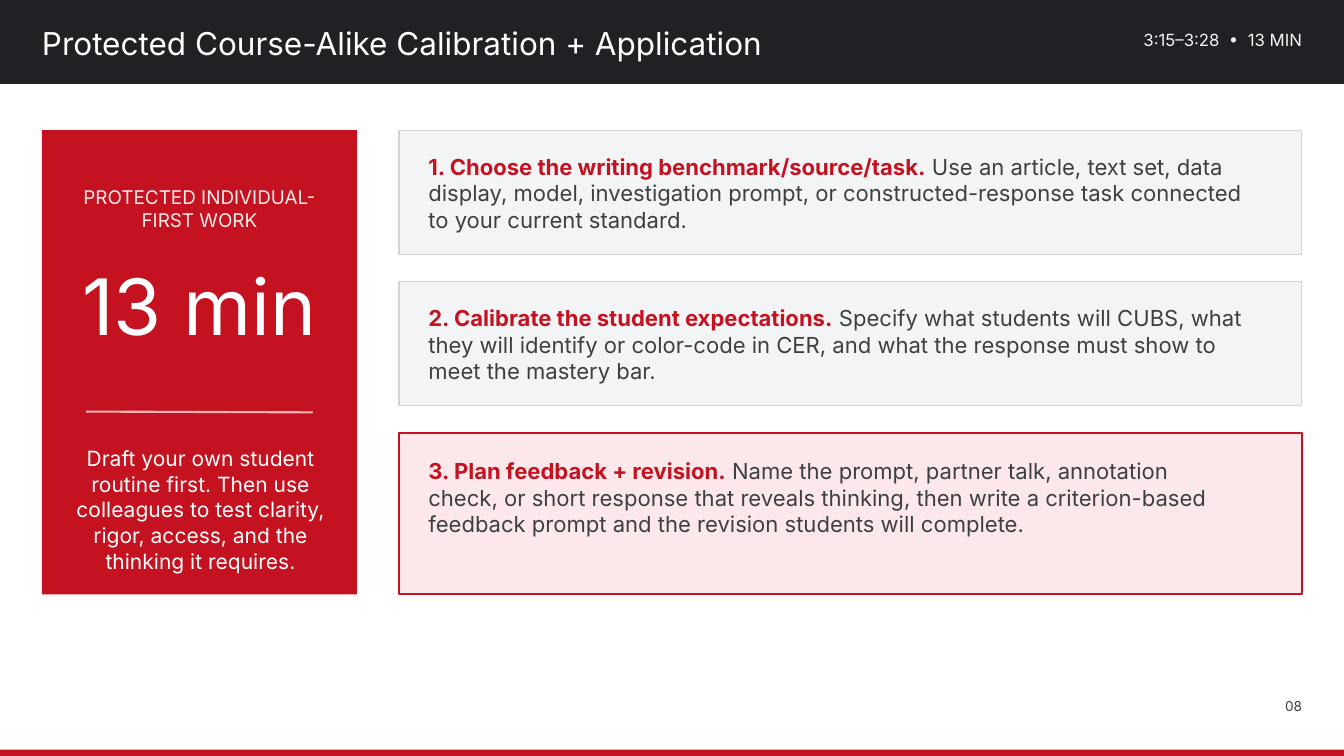
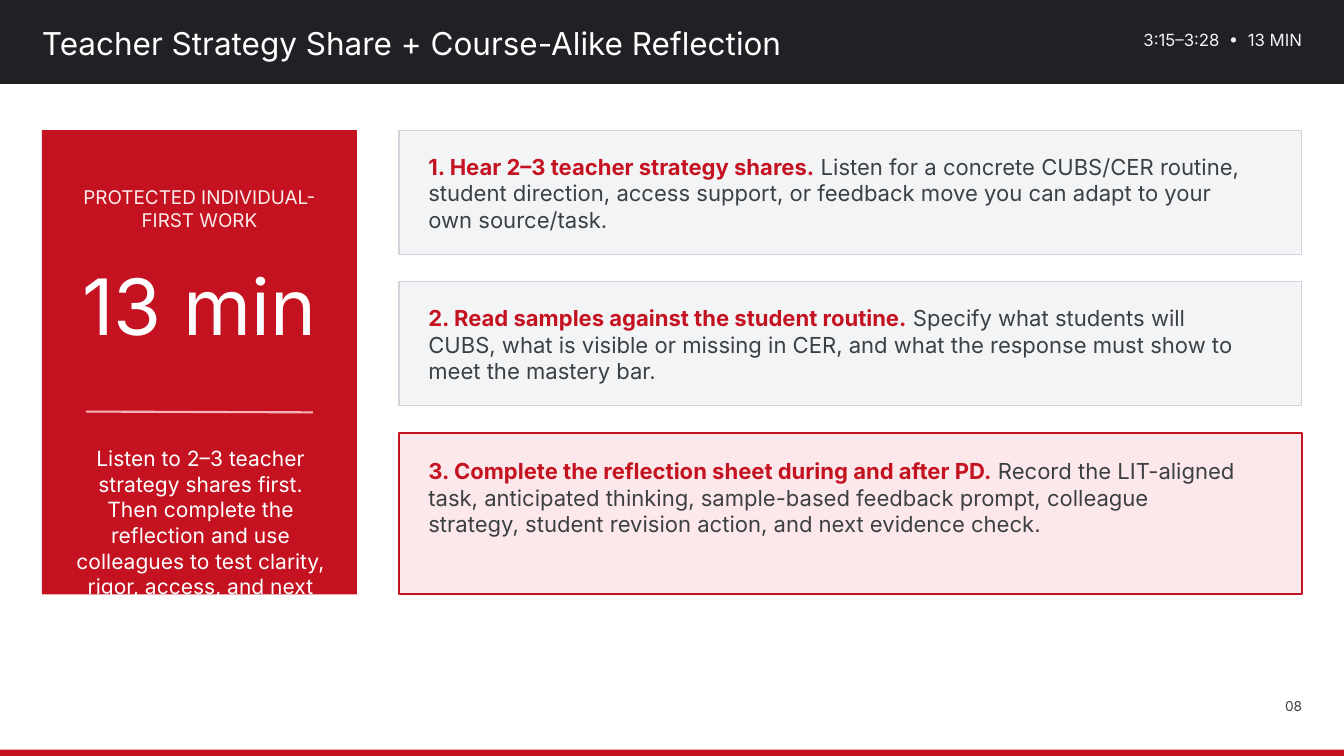
Before and after one commit to nbhs-science/nbhs-science, a slide deck: slide 8 of assets/plc/2026-10-28_Science_Department_PD_Strengthening_Science_Literacy.pptx. Drawn at 1344x756 pixels with LibreOffice and Linux fonts; fonts in the diff are those of the drawing. Boxes give left, top, right and bottom in pixels: in the first picture for what was removed or moved away, otherwise in the second. Text is boxed around its words. In the diff, an @@ line names an element or a change of style, - is before the commit and + after.

Commit message:
Finalize Oct. 28 Science Literacy PD materials
Update the all-science-course PD deck and one-page agenda; add the LIT-aligned reflection and next-steps sheet in printable and editable formats; include CUBS, color-coded CER, de-identified writing-sample analysis, and teacher strategy sharing.

```diff
--- a/assets/plc/2026-10-28_Science_Department_PD_Strengthening_Science_Literacy.pptx
+++ b/assets/plc/2026-10-28_Science_Department_PD_Strengthening_Science_Literacy.pptx
@@ text at (42,31,781,62): text changed @@
-Protected Course-Alike Calibration + Application
+Teacher Strategy Share + Course-Alike Reflection
@@ text at (428,158,1239,231): text changed @@
-1. Choose the writing benchmark/source/task. Use an article, text set, data display, model, investigation prompt, or constructed-response task connected to your current standard.
+1. Hear 2–3 teacher strategy shares. Listen for a concrete CUBS/CER routine, student direction, access support, or feedback move you can adapt to your own source/task.
@@ text at (428,309,1232,384): text changed @@
-2. Calibrate the student expectations. Specify what students will CUBS, what they will identify or color-code in CER, and what the response must show to meet the mastery bar.
+2. Read samples against the student routine. Specify what students will CUBS, what is visible or missing in CER, and what the response must show to meet the mastery bar.
@@ text at (76,450,324,599): text changed @@
-Draft your own student routine first. Then use colleagues to test clarity, rigor, access, and the thinking it requires.
+Listen to 2–3 teacher strategy shares first. Then complete the reflection and use colleagues to test clarity, rigor, access, and next steps.
@@ text at (428,462,1234,537): text changed @@
-3. Plan feedback + revision. Name the prompt, partner talk, annotation check, or short response that reveals thinking, then write a criterion-based feedback prompt and the revision students will complete.
+3. Complete the reflection sheet during and after PD. Record the LIT-aligned task, anticipated thinking, sample-based feedback prompt, colleague strategy, student revision action, and next evidence check.
```
Also in this commit, not shown: 8 other slides changed, 3 other files.
